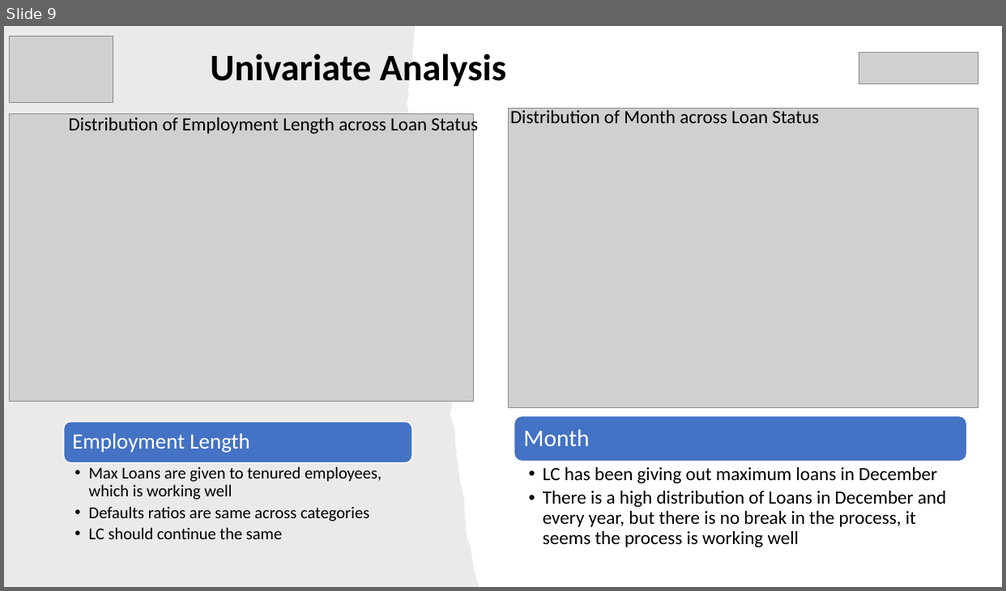
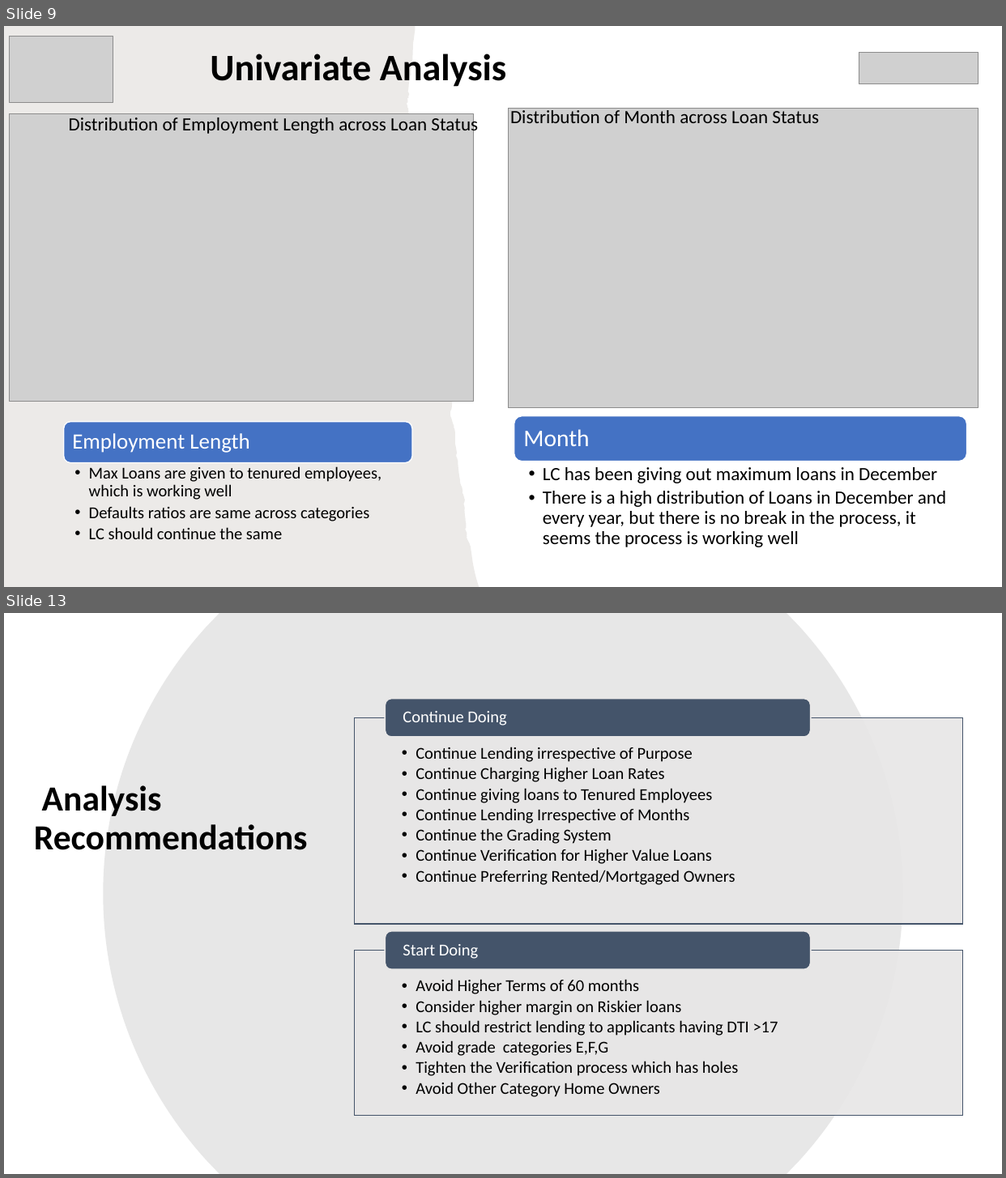
Before and after one commit to rramchan12/Lending-Club-EDA-CaseStudy, a slide deck: LendingClubCaseStudy.pptx. Shown one above the other, each under a label of ours: slide 9 before the commit, slides 9 and 13 after it; the slides between them are not shown. The pictures are 1006x591 and 1006x1178 pixels, drawn with LibreOffice and Linux fonts; fonts in the diff are those of the drawing; grey boxes stand for pictures; background and template pictures are left out. Boxes give left, top, right and bottom in pixels: in the first picture for what was removed or moved away, otherwise in the second. Text is boxed around its words. In the diff, an @@ line names an element or a change of style, - is before the commit and + after.

```diff
--- a/LendingClubCaseStudy.pptx
+++ b/LendingClubCaseStudy.pptx
@@ slide 13 added at (4,613,1002,1174), background #FFFFFF @@
@@ freeform shape added at (103,613,903,1174), fill #D9D9D9 at 62% opacity @@
@@ title added at (34,786,308,850), 34 pt, text #000000, bold @@
+Analysis Recommendations
@@ group added at (355,698,962,1115): 4 texts, 2 rectangles, 2 rounded rectangles @@
+  • Continue Lending irrespective of Purpose
+  • Continue Charging Higher Loan Rates
+  • Continue giving loans to Tenured Employees
+  • Continue Lending Irrespective of Months
+  • Continue the Grading System
+  • Continue Verification for Higher Value Loans
+  • Continue Preferring Rented/Mortgaged Owners
+Continue Doing
+  • Avoid Higher Terms of 60 months
+  • Consider higher margin on Riskier loans
+  • LC should restrict lending to applicants having DTI >17
+  • Avoid grade categories E,F,G
+  • Tighten the Verification process which has holes
+  • Avoid Other Category Home Owners
+Start Doing
```
Also in this commit, not shown: 3 slides changed, 1 other slide added, 3 slides removed.
